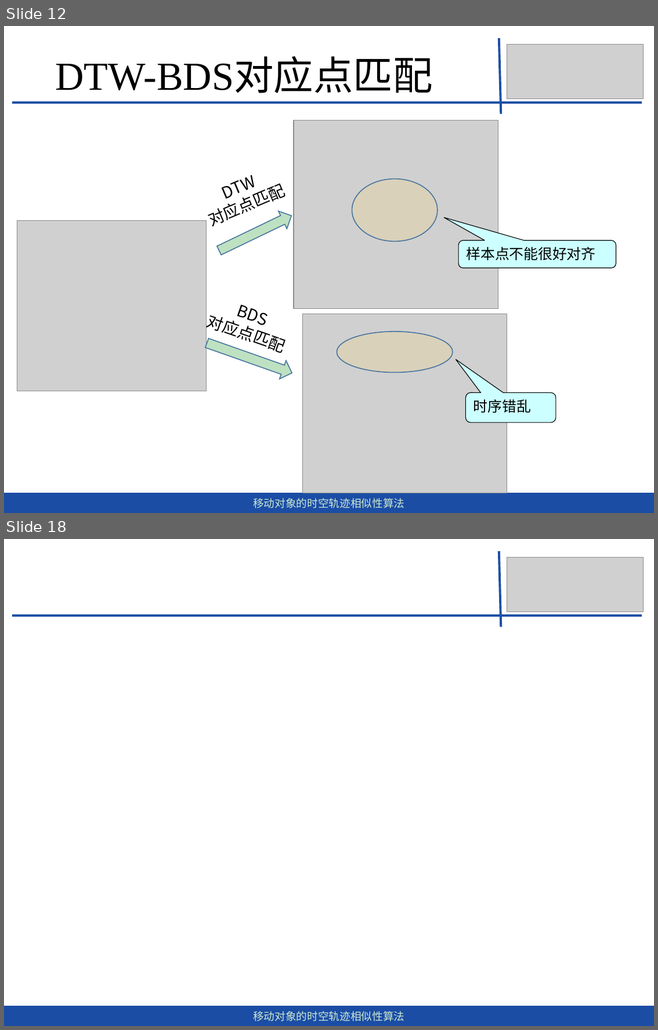
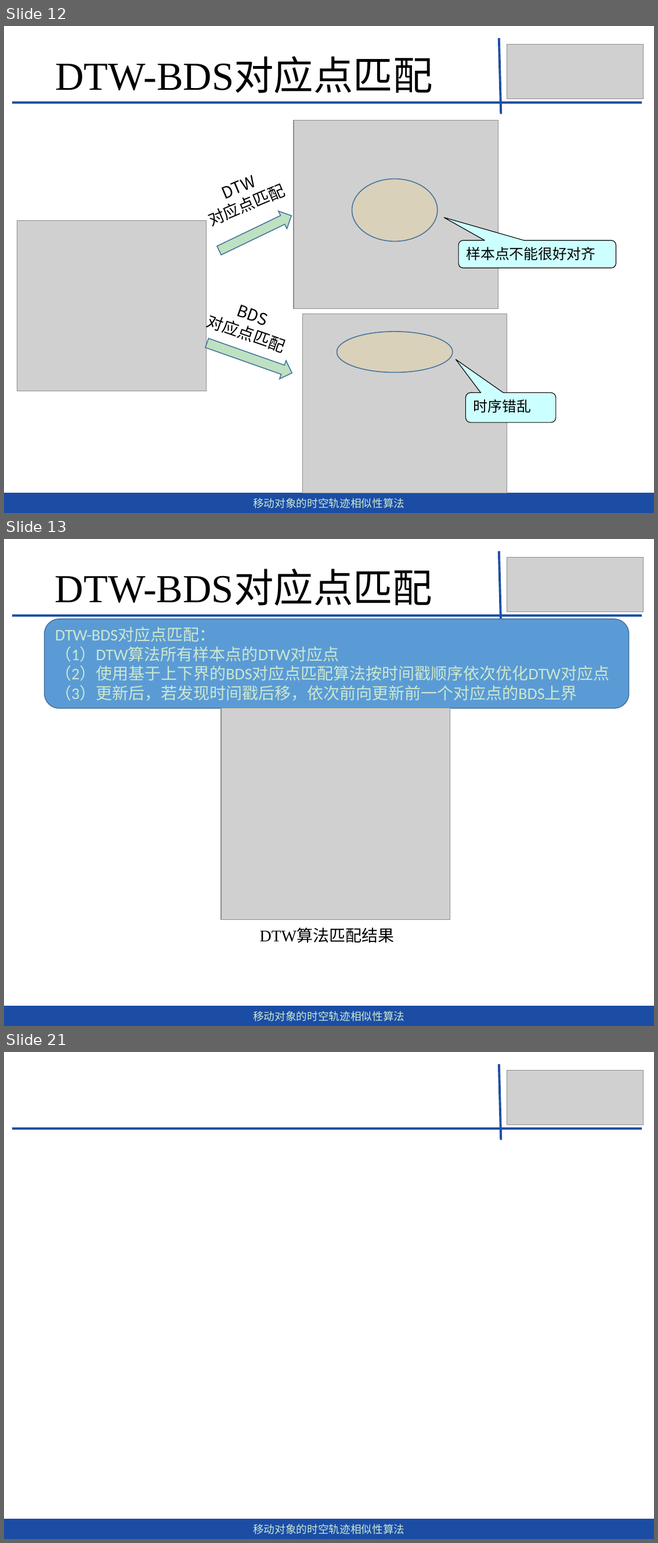
Before and after one commit to dingguangwei/biyelunwen, a slide deck: 答辩——毕设.pptx. Shown one above the other, each under a label of ours: slides 12 and 18 before the commit, slides 12, 13 and 21 after it; the slides between them are not shown. The pictures are 658x1030 and 658x1543 pixels, drawn with LibreOffice and Linux fonts; fonts in the diff are those of the drawing; grey boxes stand for pictures. Boxes give left, top, right and bottom in pixels: in the first picture for what was removed or moved away, otherwise in the second. Text is boxed around its words. In the diff, an @@ line names an element or a change of style, - is before the commit and + after.

```diff
--- a/答辩——毕设.pptx
+++ b/答辩——毕设.pptx
@@ slide 13 added at <box>4,539,654,1026</box>, background #CCE8CF @@
@@ line added from (498, 551) to (501, 627), #1E50A6 2.5 pt @@
@@ text added at <box>55,571,432,606</box>, 44 pt, text #000000 @@
+DTW-BDS对应点匹配
@@ picture added at <box>507,558,643,613</box> @@
@@ line added from (12, 616) to (641, 616), #1E50A6 2.5 pt @@
@@ rounded rectangle added at <box>44,619,628,708</box>, fill #5B9BD5, outline #43739E 1 pt, 18 pt, text #CCE8CF @@
+DTW-BDS对应点匹配：
+（1）DTW算法所有样本点的DTW对应点
+（2）使用基于上下界的BDS对应点匹配算法按时间戳顺序依次优化DTW对应点
+（3）更新后，若发现时间戳后移，依次前向更新前一个对应点的BDS上界
@@ picture added at <box>221,708,449,919</box> @@
@@ text added at <box>260,929,394,943</box>, 18 pt, text #000000 @@
+DTW算法匹配结果
@@ rectangle added at <box>4,1006,654,1026</box>, fill #1B4DA5, 12 pt, text #CCE8CF @@
+移动对象的时空轨迹相似性算法
@@ what was slide 18 is now slide 21 @@
```
Also in this commit, not shown: 5 slides changed, 6 other slides added, 1 other file.
